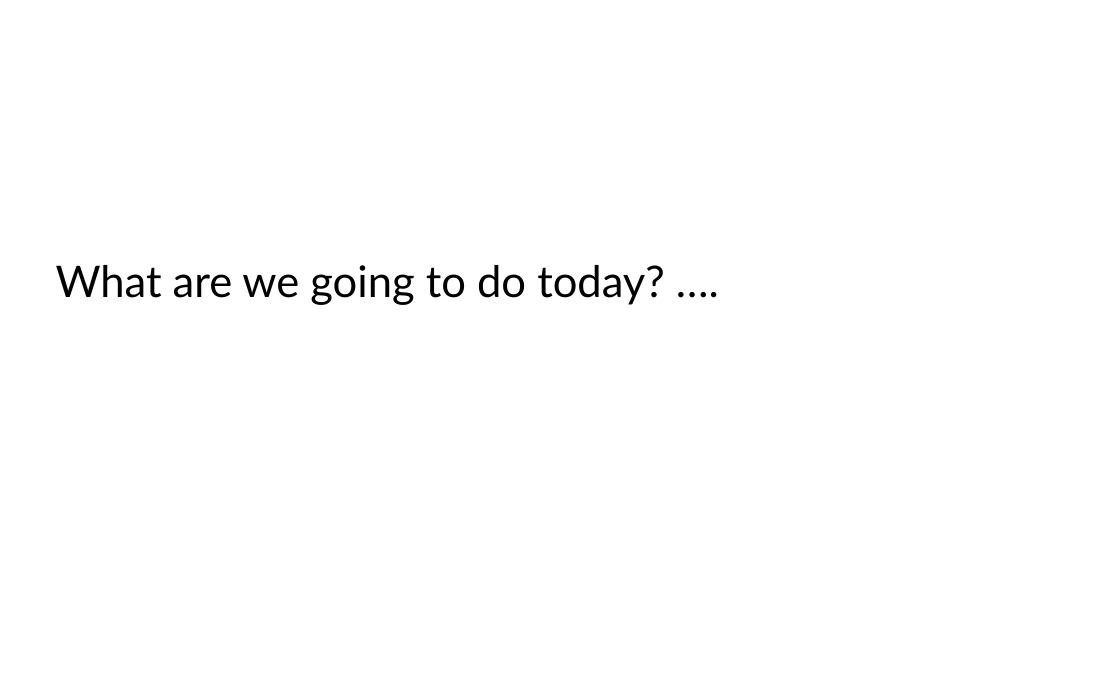
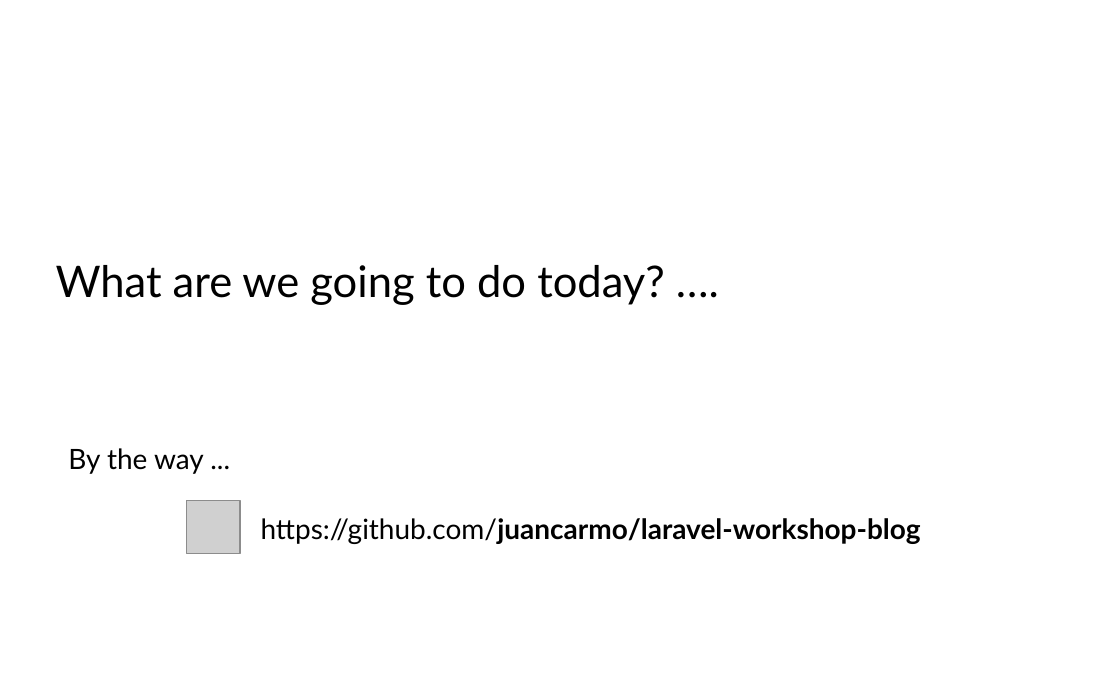
Before and after one commit to juan-morales/laravel-workshop-blog, a slide deck: slide 3 of presentation/Presentation.pptx. Drawn at 1120x700 pixels with LibreOffice and Linux fonts; fonts in the diff are those of the drawing; grey boxes stand for pictures. Boxes give left, top, right and bottom in pixels: in the first picture for what was removed or moved away, otherwise in the second. Text is boxed around its words. In the diff, an @@ line names an element or a change of style, - is before the commit and + after.

Commit message:
Github repo nformation

```diff
--- a/presentation/Presentation.pptx
+++ b/presentation/Presentation.pptx
@@ text added at [68,448,204,474], 18 pt, text #000000 @@
+By the way ...
@@ picture added at [187,501,241,554] @@
@@ text added at [261,518,921,544], 18 pt, text #000000, bold @@
+https://github.com/juancarmo/laravel-workshop-blog
```
